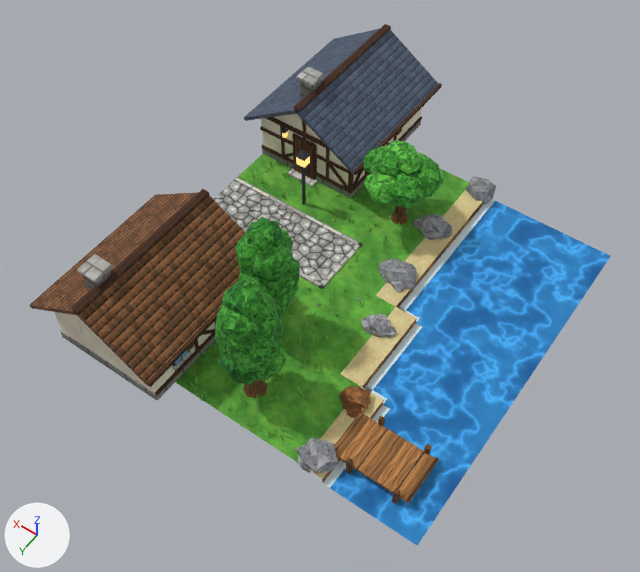
Renders of the glTF model assets/models/town_b/chunk_0_2.glb from each side of a commit.
The view is the same before and after, from a camera (50 mm lens) standing at (-4.1, -20.4, 29.3) and looking at (8.5, -38.1, 1.5). Every picture has the same lights, and +X, +Y and +Z are marked at lower left. The first picture is the older version. Vertices at exactly the same position are counted once.

The older version as bpy lines, for what is in view:
```python
me_chunk_0_2 = bpy.data.meshes.new('chunk_0_2')
me_chunk_0_2.from_pydata(...)  # 8390 vertices, 13023 faces; spans x 0.0..16.5, y -50.5..-30.5, z -0.4..6.4
me_chunk_0_2.materials.append(mat_water)
me_chunk_0_2.materials.append(mat_foam)
me_chunk_0_2.materials.append(mat_cliff)
me_chunk_0_2.materials.append(mat_grass_a)
me_chunk_0_2.materials.append(mat_cliff_dark)
me_chunk_0_2.materials.append(mat_cobble_a)
me_chunk_0_2.materials.append(mat_sand)
me_chunk_0_2.materials.append(mat_stone_light)
me_chunk_0_2.materials.append(mat_rock)
me_chunk_0_2.materials.append(mat_wood)
me_chunk_0_2.materials.append(mat_wood_dark)
me_chunk_0_2.materials.append(mat_stone)
me_chunk_0_2.materials.append(mat_stone_dark)
me_chunk_0_2.materials.append(mat_iron)
me_chunk_0_2.materials.append(mat_gold)
me_chunk_0_2.materials.append(mat_timber)
me_chunk_0_2.materials.append(mat_glass)
me_chunk_0_2.materials.append(mat_roof_slate)
me_chunk_0_2.materials.append(mat_glow)
me_chunk_0_2.materials.append(mat_flower_y)
me_chunk_0_2.materials.append(mat_leaf_b)
me_chunk_0_2.materials.append(mat_flower_r)
me_chunk_0_2.materials.append(mat_tuft)
me_chunk_0_2.materials.append(mat_flower_p)
me_chunk_0_2.materials.append(mat_flower_w)
me_chunk_0_2.materials.append(mat_trunk)
me_chunk_0_2.materials.append(mat_leaf_a)
me_chunk_0_2.materials.append(mat_leaf_c)
me_chunk_0_2.materials.append(mat_plaster)
me_chunk_0_2.materials.append(mat_roof_brown)
me_chunk_0_2.materials.append(mat_rock_dark)
ob_chunk_0_2 = bpy.data.objects.new('chunk_0_2', me_chunk_0_2)
ob_chunk_0_2.location = (0.0, 0.0, 0.0)
```
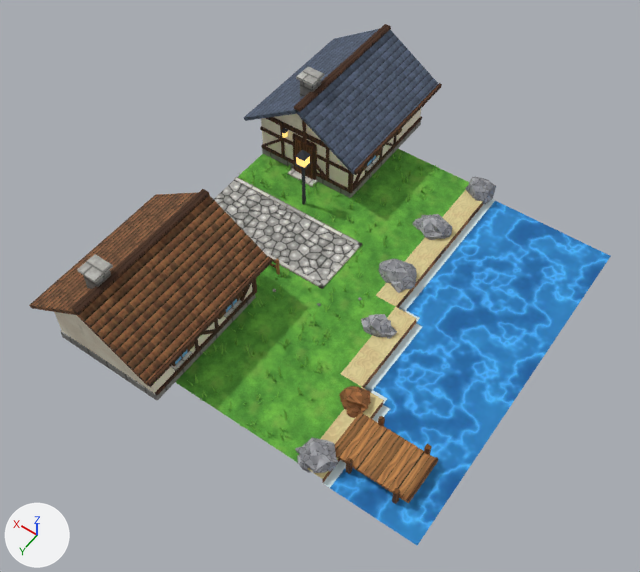
Boxes [x1, y1, x2, y2] around the edits, measured in the pictures (640 x 572 px; the box of a moved part takes in the faces that stretch with it):
```json
{"part": 1, "of": "me_chunk_0_2", "change": "moved or reshaped", "before": [327, 163, 349, 190], "after": [262, 139, 281, 147]}
{"part": 2, "of": "me_chunk_0_2", "change": "deleted", "before": [215, 140, 443, 398], "on screen": "green"}
{"part": 3, "of": "me_chunk_0_2", "change": "moved or reshaped", "before": [283, 153, 295, 158], "after": [313, 162, 326, 179]}
```

Scene script edits in JSON lines:
```json
{"block": "me_chunk_0_2", "where": "# used by ob_chunk_0_2; location = (0.0, 0.0, 0.0)"}
{"op": "remove", "block": "me_chunk_0_2", "code": "me_chunk_0_2.from_pydata(...)  # 8390 vertices, 13023 faces; spans x 0.0..16.5, y -50.5..-30.5, z -0.4..6.4"}
{"op": "add", "block": "me_chunk_0_2", "code": "me_chunk_0_2.from_pydata(...)  # 6786 vertices, 9939 faces; spans x 0.0..16.5, y -50.5..-30.5, z -0.4..4.9"}
{"block": "me_chunk_0_2", "change": "me_chunk_0_2 part 1: the loose piece of 8 vertices spanning x 11.0..12.2, y -44.0..-43.9, z 0.5..1.6 is turned 83.5 degrees about the y axis through its middle, then moved by (3.8, 0.0, 0.0)"}
{"block": "me_chunk_0_2", "change": "me_chunk_0_2 part 2: 41 loose pieces with 1604 vertices, spanning x 6.9..10.8, y -46.2..-32.3, z 0.0..6.4, are deleted"}
{"block": "me_chunk_0_2", "change": "me_chunk_0_2 part 3"}
{"block": "me_chunk_0_2", "change": "6 vertices are removed from x 13.6..14.7, y -44.0..-43.9, z 0.5..1.6"}
{"block": "me_chunk_0_2", "change": "12 faces are deleted"}
{"block": "me_chunk_0_2", "change": "2 vertices move within x 13.5, y -44.0..-43.9, z 1.5"}
{"block": "me_chunk_0_2", "change": "6 vertices are added at (12.4, -44.0, 0.5), (12.3, -44.0, 0.6), (13.4, -44.0, 1.6), (12.4, -43.9, 0.5), (12.3, -43.9, 0.6), (13.4, -43.9, 1.6)"}
{"block": "me_chunk_0_2", "change": "12 new faces join them, mat_timber"}
{"op": "remove", "block": "me_chunk_0_2", "code": "me_chunk_0_2.materials.append(mat_trunk)"}
{"op": "remove", "block": "me_chunk_0_2", "code": "me_chunk_0_2.materials.append(mat_leaf_a)"}
{"op": "remove", "block": "me_chunk_0_2", "code": "me_chunk_0_2.materials.append(mat_leaf_c)"}
```
